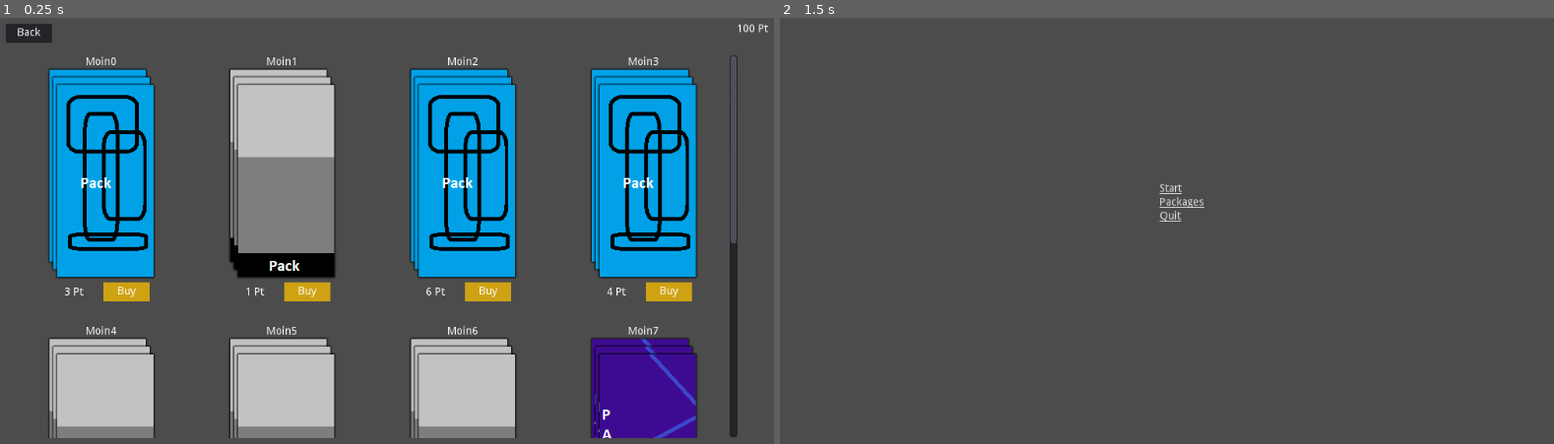
Above: before the commit, frames 1-2 (left to right).
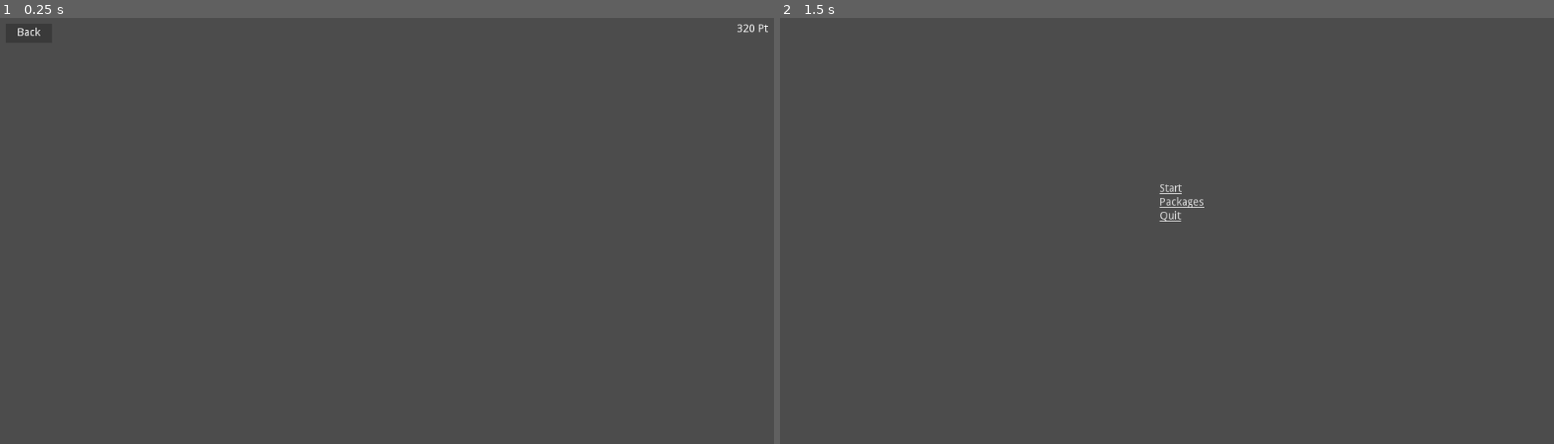
Above: after the commit, the same moments.

Repository: jamklex/first_game
Game: Godot game, scene res://scenes/packages.tscn
Two runs of this game, one before a commit and one after it. Both use one fixed random seed, a clock stepped at 60 frames per second and the inputs below. This scene is started directly instead of the project's main scene. The engine's default icon, where the game draws it, is replaced by a stand-in: a white triangle on a blue panel in a dark square.
Inputs (mouse positions are in pixels of both pictures, inside the frame that each line leads up to):
- Up to frame 1 (0.25 s): no input
- Up to frame 2 (1.5 s): click (810, 35) at 0.5 s, where only the run after the commit has a clickable "Back"; tap Enter at 1.25 s; move the mouse to (1345, 222) at 1.27 s; click (1345, 222) at 1.42 s

The runs differ from the first frame. In frame 1, 41% of the frame differs, in the area x 6-97%, y 1-99%; in frame 2, nothing differs.
Error after the commit: Attempt to call function 'get_node' in base 'null instance' on a null instance. (res://scripts/packages.gd:20)

Commit message:
packages page

Diff:
--- a/Deck_Defense/project.godot
+++ b/Deck_Defense/project.godot
@@ -24,6 +24,10 @@
 run/main_scene="res://scenes/Menu.tscn"
 config/icon="res://icon.png"
 
+[display]
+
+window/stretch/aspect="keep"
+
 [gui]
 
 common/drop_mouse_on_gui_input_disabled=true
--- a/Deck_Defense/scenes/packages.tscn
+++ b/Deck_Defense/scenes/packages.tscn
@@ -6,7 +6,40 @@
 [sub_resource type="StyleBoxFlat" id=3]
 draw_center = false
 
-[sub_resource type="StyleBoxFlat" id=1]
+[sub_resource type="StyleBoxFlat" id=9]
+bg_color = Color( 0.341176, 0.341176, 0.341176, 1 )
+
+[sub_resource type="StyleBoxFlat" id=10]
+bg_color = Color( 0.192157, 0.192157, 0.192157, 1 )
+
+[sub_resource type="StyleBoxFlat" id=11]
+bg_color = Color( 0.231373, 0.231373, 0.231373, 1 )
+
+[sub_resource type="StyleBoxFlat" id=4]
+bg_color = Color( 0.568627, 0.00784314, 0.00784314, 1 )
+border_width_left = 1
+border_width_top = 1
+border_width_right = 1
+border_width_bottom = 1
+border_color = Color( 0, 0, 0, 1 )
+corner_radius_top_left = 5
+corner_radius_top_right = 5
+corner_radius_bottom_right = 5
+corner_radius_bottom_left = 5
+
+[sub_resource type="StyleBoxFlat" id=5]
+bg_color = Color( 0.356863, 0, 0, 1 )
+border_width_left = 1
+border_width_top = 1
+border_width_right = 1
+border_width_bottom = 1
+border_color = Color( 0, 0, 0, 1 )
+corner_radius_top_left = 5
+corner_radius_top_right = 5
+corner_radius_bottom_right = 5
+corner_radius_bottom_left = 5
+
+[sub_resource type="StyleBoxFlat" id=8]
 bg_color = Color( 0.517647, 0, 0, 1 )
 border_width_left = 1
 border_width_top = 1
@@ -35,8 +68,8 @@
 
 [node name="idea" type="Sprite" parent="CenterContainer/Panel"]
 visible = false
-position = Vector2( -506, -292.5 )
-scale = Vector2( 0.770739, 0.924383 )
+position = Vector2( 500, 283 )
+scale = Vector2( 0.856712, 0.837963 )
 texture = ExtResource( 1 )
 
 [node name="points" type="Label" parent="CenterContainer/Panel"]
@@ -57,11 +90,14 @@
 custom_constants/hseparation = 90
 columns = 4
 
-[node name="back" type="Panel" parent="CenterContainer/Panel"]
+[node name="back" type="Button" parent="CenterContainer/Panel"]
 margin_left = 10.0
 margin_top = 10.0
 margin_right = 70.0
 margin_bottom = 35.0
+custom_styles/hover = SubResource( 9 )
+custom_styles/pressed = SubResource( 10 )
+custom_styles/normal = SubResource( 11 )
 
 [node name="Label" type="Label" parent="CenterContainer/Panel/back"]
 margin_right = 60.0
@@ -77,12 +113,14 @@
 margin_right = 803.0
 margin_bottom = 544.0
 
-[node name="close" type="Panel" parent="CenterContainer/Panel/resultWindow"]
+[node name="close" type="Button" parent="CenterContainer/Panel/resultWindow"]
 margin_left = 560.0
 margin_top = -10.0
 margin_right = 585.0
 margin_bottom = 15.0
-custom_styles/panel = SubResource( 1 )
+custom_styles/hover = SubResource( 4 )
+custom_styles/pressed = SubResource( 5 )
+custom_styles/normal = SubResource( 8 )
 
 [node name="Label" type="Label" parent="CenterContainer/Panel/resultWindow/close"]
 margin_right = 25.0
@@ -102,5 +140,5 @@
 custom_constants/hseparation = 19
 columns = 3
 
-[connection signal="gui_input" from="CenterContainer/Panel/back" to="." method="_on_back_gui_input"]
-[connection signal="gui_input" from="CenterContainer/Panel/resultWindow/close" to="." method="_on_close_gui_input"]
+[connection signal="pressed" from="CenterContainer/Panel/back" to="." method="_on_back_pressed"]
+[connection signal="pressed" from="CenterContainer/Panel/resultWindow/close" to="." method="_on_close_pressed"]
--- /dev/null
+++ b/Deck_Defense/scenes/packagesRes.tscn
@@ -0,0 +1,181 @@
+[gd_scene load_steps=10 format=2]
+
+[ext_resource path="res://scenes/booster-pack.png" type="Texture" id=1]
+[ext_resource path="res://scripts/packages.gd" type="Script" id=3]
+
+[sub_resource type="StyleBoxFlat" id=9]
+bg_color = Color( 0.341176, 0.341176, 0.341176, 1 )
+
+[sub_resource type="StyleBoxFlat" id=10]
+bg_color = Color( 0.192157, 0.192157, 0.192157, 1 )
+
+[sub_resource type="StyleBoxFlat" id=11]
+bg_color = Color( 0.231373, 0.231373, 0.231373, 1 )
+
+[sub_resource type="StyleBoxFlat" id=12]
+
+[sub_resource type="StyleBoxFlat" id=4]
+bg_color = Color( 0.568627, 0.00784314, 0.00784314, 1 )
+border_width_left = 1
+border_width_top = 1
+border_width_right = 1
+border_width_bottom = 1
+border_color = Color( 0, 0, 0, 1 )
+corner_radius_top_left = 5
+corner_radius_top_right = 5
+corner_radius_bottom_right = 5
+corner_radius_bottom_left = 5
+
+[sub_resource type="StyleBoxFlat" id=5]
+bg_color = Color( 0.356863, 0, 0, 1 )
+border_width_left = 1
+border_width_top = 1
+border_width_right = 1
+border_width_bottom = 1
+border_color = Color( 0, 0, 0, 1 )
+corner_radius_top_left = 5
+corner_radius_top_right = 5
+corner_radius_bottom_right = 5
+corner_radius_bottom_left = 5
+
+[sub_resource type="StyleBoxFlat" id=8]
+bg_color = Color( 0.517647, 0, 0, 1 )
+border_width_left = 1
+border_width_top = 1
+border_width_right = 1
+border_width_bottom = 1
+border_color = Color( 0, 0, 0, 1 )
+corner_radius_top_left = 5
+corner_radius_top_right = 5
+corner_radius_bottom_right = 5
+corner_radius_bottom_left = 5
+
+[node name="packages" type="MarginContainer"]
+anchor_right = 1.0
+anchor_bottom = 1.0
+size_flags_horizontal = 5
+size_flags_vertical = 5
+script = ExtResource( 3 )
+
+[node name="idea" type="Sprite" parent="."]
+visible = false
+position = Vector2( 500, 283 )
+scale = Vector2( 0.856712, 0.837963 )
+texture = ExtResource( 1 )
+
+[node name="windowMain" type="VBoxContainer" parent="."]
+margin_right = 1024.0
+margin_bottom = 600.0
+
+[node name="menu" type="HBoxContainer" parent="windowMain"]
+margin_right = 1024.0
+margin_bottom = 50.0
+rect_min_size = Vector2( 0, 50 )
+
+[node name="back" type="Button" parent="windowMain/menu"]
+margin_bottom = 50.0
+custom_styles/hover = SubResource( 9 )
+custom_styles/pressed = SubResource( 10 )
+custom_styles/normal = SubResource( 11 )
+
+[node name="Label" type="Label" parent="windowMain/menu/back"]
+margin_right = 60.0
+margin_bottom = 25.0
+text = "Back"
+align = 1
+valign = 1
+
+[node name="spacer" type="HBoxContainer" parent="windowMain/menu"]
+margin_left = 4.0
+margin_right = 979.0
+margin_bottom = 50.0
+size_flags_horizontal = 3
+
+[node name="points" type="Label" parent="windowMain/menu"]
+margin_left = 983.0
+margin_top = 18.0
+margin_right = 1024.0
+margin_bottom = 32.0
+text = "320 Pt"
+
+[node name="mainScreen" type="HBoxContainer" parent="windowMain"]
+margin_top = 54.0
+margin_right = 1024.0
+margin_bottom = 566.0
+size_flags_horizontal = 3
+size_flags_vertical = 3
+
+[node name="Spacer" type="HBoxContainer" parent="windowMain/mainScreen"]
+margin_right = 20.0
+margin_bottom = 512.0
+rect_min_size = Vector2( 20, 0 )
+size_flags_vertical = 3
+
+[node name="scrollWrapper" type="ScrollContainer" parent="windowMain/mainScreen"]
+margin_left = 24.0
+margin_right = 1000.0
+margin_bottom = 512.0
+rect_min_size = Vector2( 900, 500 )
+size_flags_horizontal = 3
+size_flags_vertical = 3
+custom_styles/bg = SubResource( 12 )
+
+[node name="packageHolder" type="GridContainer" parent="windowMain/mainScreen/scrollWrapper"]
+custom_constants/vseparation = 21
+custom_constants/hseparation = 90
+columns = 4
+
+[node name="Spacer2" type="HBoxContainer" parent="windowMain/mainScreen"]
+margin_left = 1004.0
+margin_right = 1024.0
+margin_bottom = 512.0
+rect_min_size = Vector2( 20, 0 )
+size_flags_vertical = 3
+
+[node name="Spacer" type="VBoxContainer" parent="windowMain"]
+margin_top = 570.0
+margin_right = 1024.0
+margin_bottom = 600.0
+rect_min_size = Vector2( 0, 30 )
+
+[node name="overlay" type="CenterContainer" parent="."]
+margin_right = 1024.0
+margin_bottom = 600.0
+
+[node name="resultWindow" type="Panel" parent="overlay"]
+visible = false
+margin_left = 224.0
+margin_top = 100.0
+margin_right = 799.0
+margin_bottom = 500.0
+rect_min_size = Vector2( 575, 400 )
+
+[node name="close" type="Button" parent="overlay/resultWindow"]
+margin_left = 560.0
+margin_top = -10.0
+margin_right = 585.0
+margin_bottom = 15.0
+custom_styles/hover = SubResource( 4 )
+custom_styles/pressed = SubResource( 5 )
+custom_styles/normal = SubResource( 8 )
+
+[node name="Label" type="Label" parent="overlay/resultWindow/close"]
+margin_right = 25.0
+margin_bottom = 25.0
+text = "X"
+align = 1
+valign = 1
+
+[node name="scrollWrapper" type="ScrollContainer" parent="overlay/resultWindow"]
+margin_left = 20.0
+margin_top = 20.0
+margin_right = 550.0
+margin_bottom = 472.0
+
+[node name="cardHolder" type="GridContainer" parent="overlay/resultWindow/scrollWrapper"]
+custom_constants/vseparation = 19
+custom_constants/hseparation = 19
+columns = 3
+
+[connection signal="pressed" from="windowMain/menu/back" to="." method="_on_back_pressed"]
+[connection signal="pressed" from="overlay/resultWindow/close" to="." method="_on_close_pressed"]
--- a/Deck_Defense/scripts/packages.gd
+++ b/Deck_Defense/scripts/packages.gd
@@ -16,12 +16,12 @@
 
 func _ready():
 	rng.randomize()
-	var basePanel = get_node("CenterContainer/Panel") as Panel
-	packageHolder = basePanel.get_node("scrollWrapper/packageHolder")
-	pointsLabel = basePanel.get_node("points")
-	resultWindow = basePanel.get_node("resultWindow")
-	resultWindowCards = basePanel.get_node("resultWindow/scrollWrapper/cardHolder")
-	packageScene = load("res://prefabs/package.tscn")
+	var basePanel = get_node("windowMain") as VBoxContainer
+	packageHolder = basePanel.get_node("mainScreen/scrollWrapper/packageHolder")
+	pointsLabel = basePanel.get_node("menu/points")
+	resultWindow = get_node("overlay/resultWindow")
+	resultWindowCards = get_node("overlay/resultWindow/scrollWrapper/cardHolder")
+	packageScene = load("res://prefabs/packageRes.tscn")
 	cardScene = load("res://prefabs/card.tscn")
 	_loadPackages()
 	_refreshPoints()
@@ -71,11 +71,9 @@
 	resultWindow.visible = true
 
 
-func _on_back_gui_input(event):
-	if event is InputEventMouseButton and event.pressed:
-		get_tree().change_scene("res://scenes/Menu.tscn")
+func _on_back_pressed():
+	get_tree().change_scene("res://scenes/Menu.tscn")
 
 
-func _on_close_gui_input(event):
-	if event is InputEventMouseButton and event.pressed:
-		resultWindow.visible = false
+func _on_close_pressed():
+	resultWindow.visible = false
Not shown: 1 places in Deck_Defense/scenes/packages.tscn that only renumber resources
